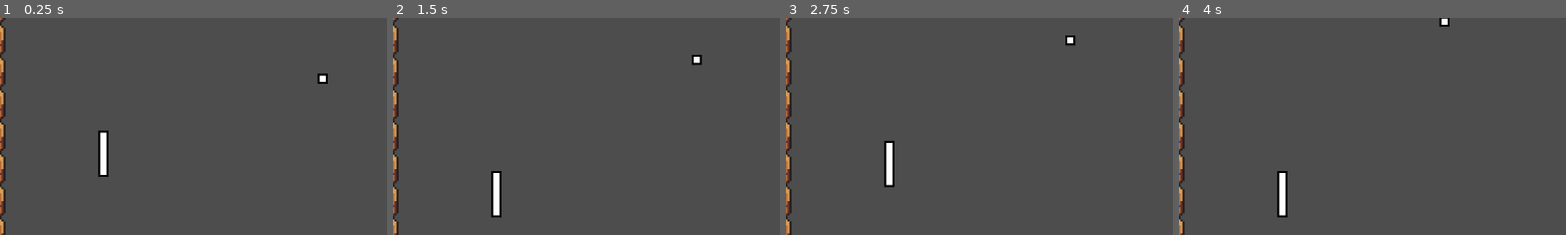
Above: before the commit, frames 1-4 (left to right).
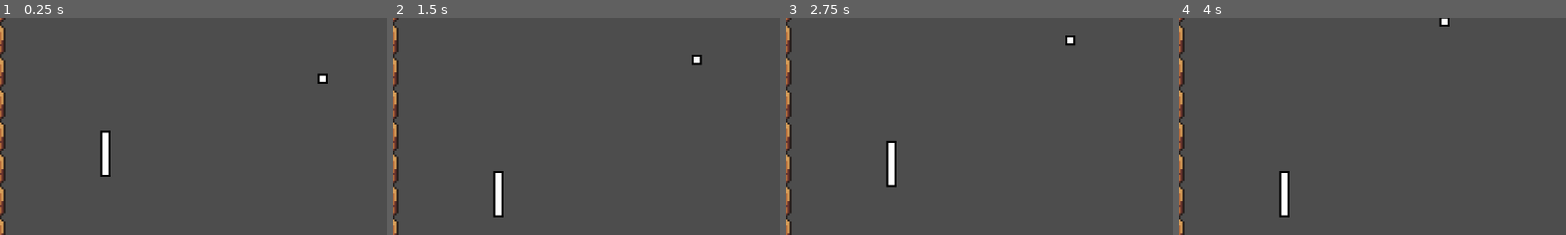
Above: after the commit, the same moments.

Repository: Juno-Joseph/Pong-Recreation
Game: Godot game, scene res://Scenes/Game.tscn
The game is run twice, just before and just after one commit, with the same random seed, the same clock (stepped at 60 frames per second) and the same inputs.
Inputs:
- Up to frame 1 (0.25 s): no input
- Up to frame 2 (1.5 s): hold Up (up_arrow) 0.53-1.28 s; tap S (s) at 0.6, 1.35 s; hold Down (down_arrow) from 1.28 s (still down)
- Up to frame 3 (2.75 s): release Down (down_arrow) at 2.03 s; hold Up (up_arrow) from 2.03 s (still down); tap W (w) at 2.1 s; tap S (s) at 2.3 s
- Up to frame 4 (4 s): tap S (s) at 2.85, 3.6 s; tap Enter at 3.5 s; release Up (up_arrow) at 3.53 s; hold Down (down_arrow) from 3.53 s (still down)
The pictures show only the part of the screen within x 1-51%, y 23-73%; the shares and areas given below are measured in that part.

The runs differ from the first frame. In frame 1, 0.5% of the frame differs, in the area x 25-29%, y 51-74%; in frame 2, 0.5%, in the area x 25-29%, y 70-92%; in frame 3, 0.5%; in frame 4, 0.5%.

Commit message:
moved thing

Diff:
--- a/Scenes/Game.tscn
+++ b/Scenes/Game.tscn
@@ -377,7 +377,7 @@
 [node name="Node2D" type="Node2D"]
 
 [node name="PongStickPlayer1" parent="." instance=ExtResource("1_88vvv")]
-position = Vector2(449, 321)
+position = Vector2(450, 321)
 
 [node name="PongStickPlayer2" parent="." instance=ExtResource("1_88vvv")]
 position = Vector2(736, 320)
